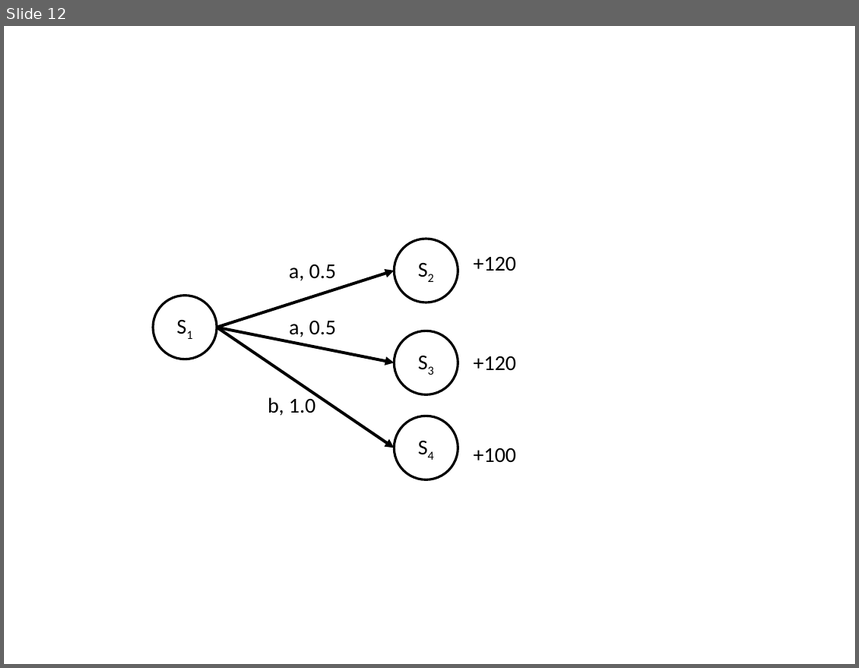
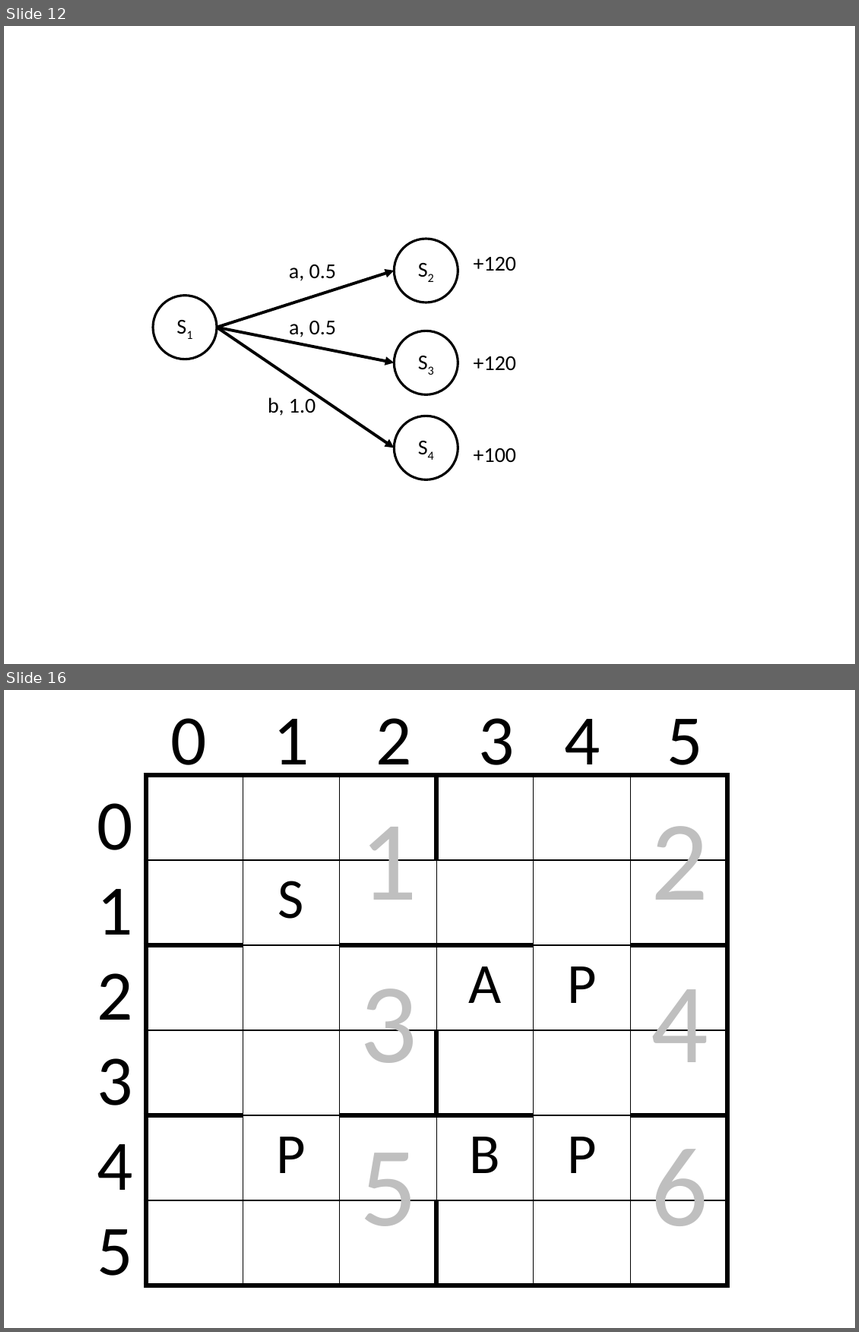
Before and after one commit to lono175/Thesis, a slide deck: figures/figures.pptx. Shown one above the other, each under a label of ours: slide 12 before the commit, slides 12 and 16 after it; the slides between them are not shown. The pictures are 859x668 and 859x1332 pixels, drawn with LibreOffice and Linux fonts; fonts in the diff are those of the drawing. Boxes give left, top, right and bottom in pixels: in the first picture for what was removed or moved away, otherwise in the second. Text is boxed around its words. In the diff, an @@ line names an element or a change of style, - is before the commit and + after.

```diff
--- a/figures/figures.pptx
+++ b/figures/figures.pptx
@@ slide 16 added at (4,690,855,1328), background #FFFFFF @@
@@ text added at (171,718,703,777), 60 pt, text #000000 @@
+0 1 2 3 4 5
@@ table added at (146,775,728,1286), 6 rows, 6 columns @@
+ |  |  |  |  | 
+ | S |  |  |  | 
+ |  |  | A | P | 
+ |  |  |  |  | 
+ | P |  | B | P | 
+ |  |  |  |  | 
@@ text added at (97,803,133,1276), 60 pt, text #000000 @@
+0
+1
+2
+3
+4
+5
@@ text added at (651,826,709,900), 96 pt, text #BFBFBF @@
+2
@@ text added at (360,827,417,900), 96 pt, text #BFBFBF @@
+1
@@ text added at (360,989,417,1063), 96 pt, text #BFBFBF @@
+3
@@ text added at (651,989,709,1062), 96 pt, text #BFBFBF @@
+4
@@ text added at (360,1153,417,1227), 96 pt, text #BFBFBF @@
+5
@@ text added at (651,1149,709,1227), 96 pt, text #BFBFBF @@
+6
```
Also in this commit, not shown: 5 other slides added, 3 other files.
